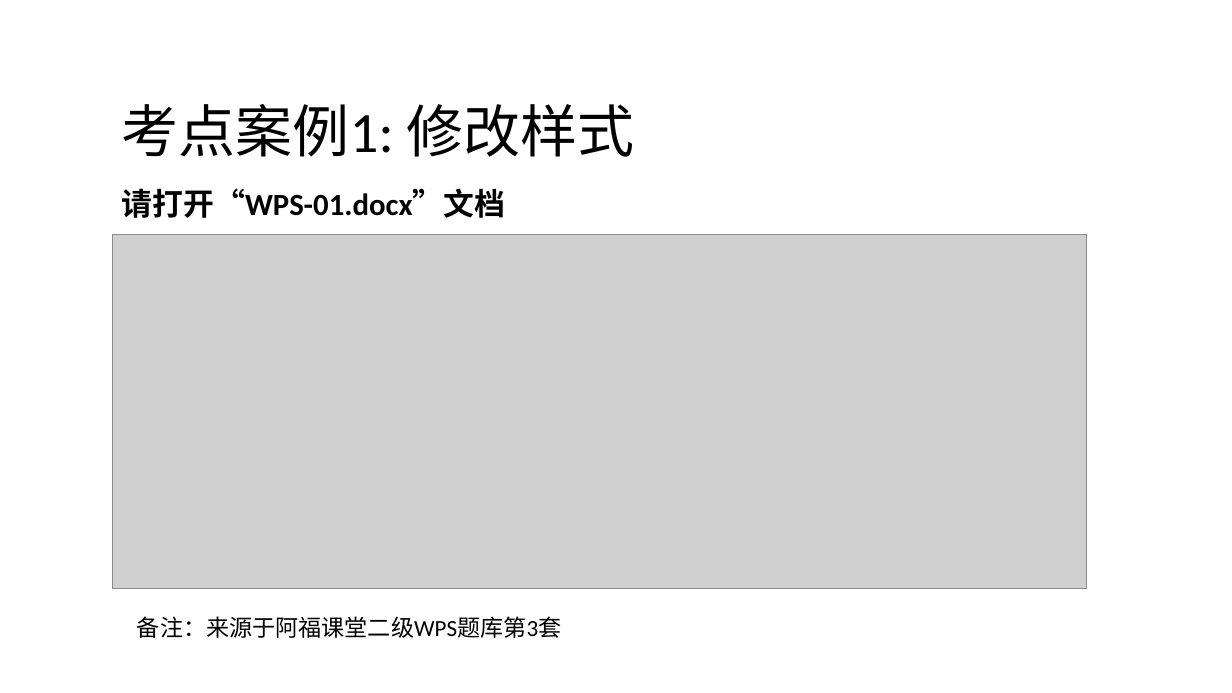
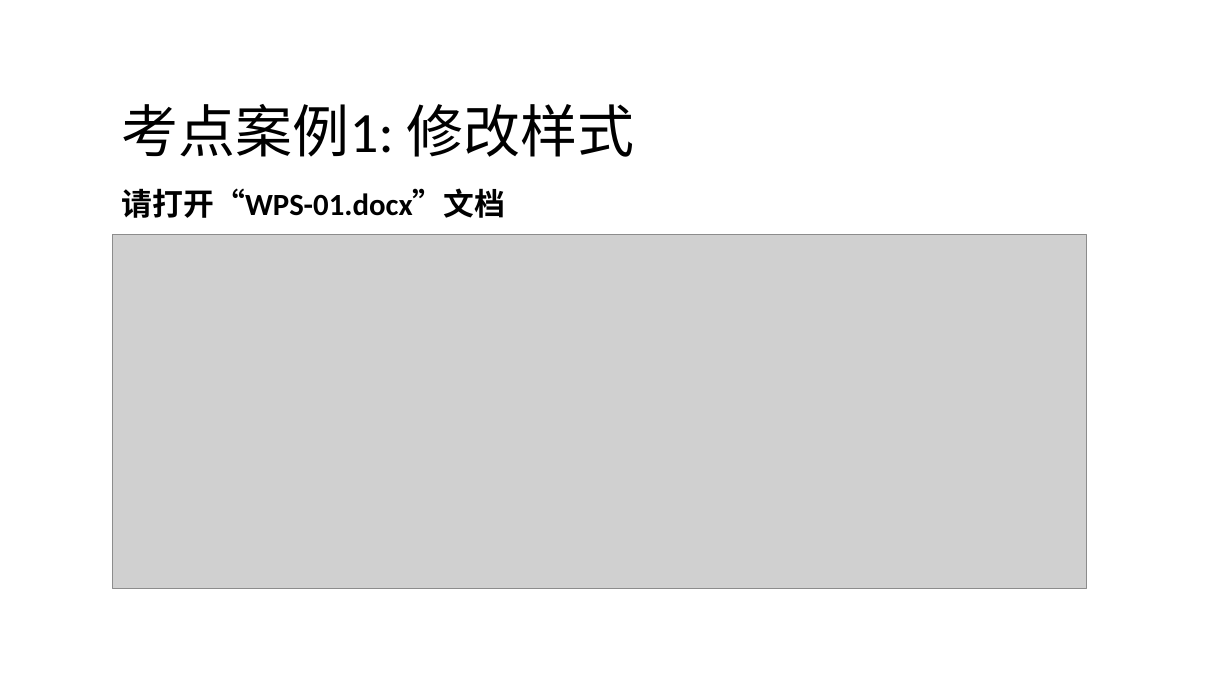
Before and after one commit to huhuiyu/ncre, a slide deck: slide 2 of wps/word/07文档样式/文档样式.pptx. Drawn at 1232x693 pixels with LibreOffice and Linux fonts; fonts in the diff are those of the drawing; grey boxes stand for pictures. Boxes give left, top, right and bottom in pixels: in the first picture for what was removed or moved away, otherwise in the second. Text is boxed around its words. In the diff, an @@ line names an element or a change of style, - is before the commit and + after.

```diff
--- a/wps/word/07文档样式/文档样式.pptx
+++ b/wps/word/07文档样式/文档样式.pptx
@@ text removed at <box>137,616,561,638</box> @@
-备注：来源于阿福课堂二级WPS题库第3套
```
Also in this commit, not shown: 1 other slide changed, 15 other files.
